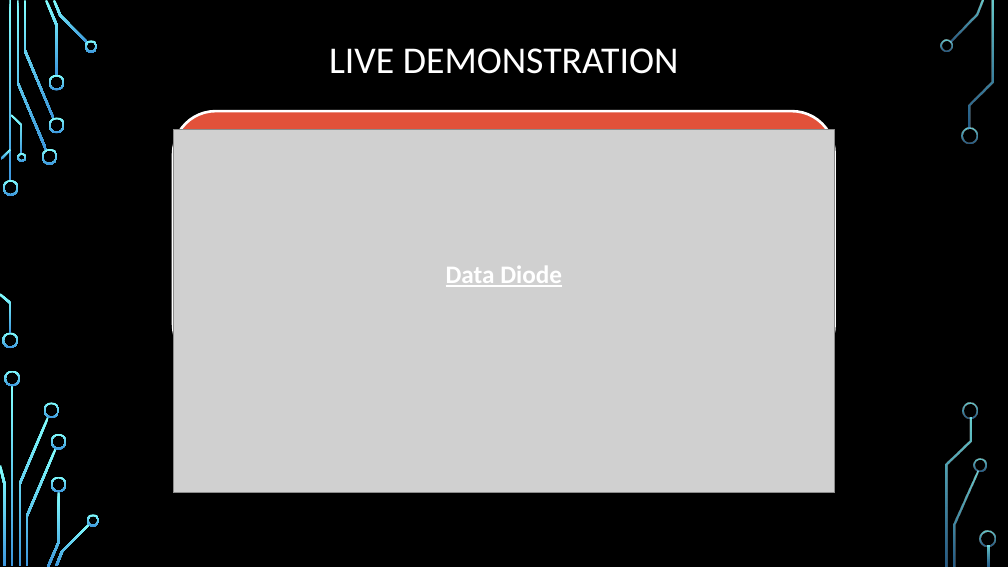
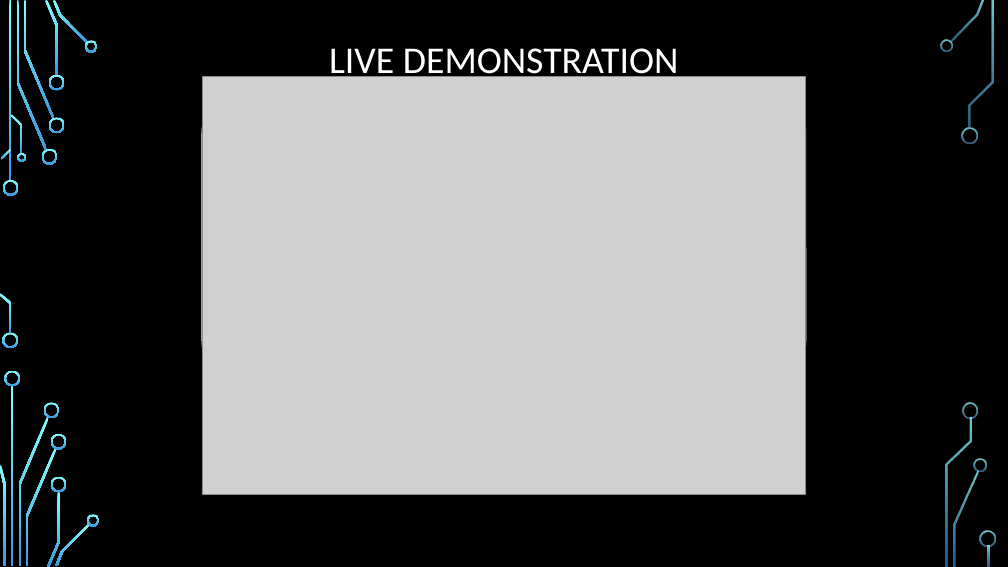
Before and after one commit to georgesrusu/managementSecuDataDiode, a slide deck: slide 6 of demoManagement.pptx. Drawn at 1008x567 pixels with LibreOffice and Linux fonts; fonts in the diff are those of the drawing; grey boxes stand for pictures; background and template pictures are left out. Boxes give left, top, right and bottom in pixels: in the first picture for what was removed or moved away, otherwise in the second. Text is boxed around its words. In the diff, an @@ line names an element or a change of style, - is before the commit and + after.

```diff
--- a/demoManagement.pptx
+++ b/demoManagement.pptx
@@ rounded rectangle: place and size @@
-rounded rectangle at (173, 111, 835, 367)
+rounded rectangle at (203, 81, 805, 392)
@@ picture: place and size @@
-picture at (173, 130, 835, 493)
+picture at (203, 76, 805, 495)
@@ text removed at (446, 266, 562, 287) @@
-Data Diode
```
Also in this commit, not shown: 2 other slides changed, 7 other files.
